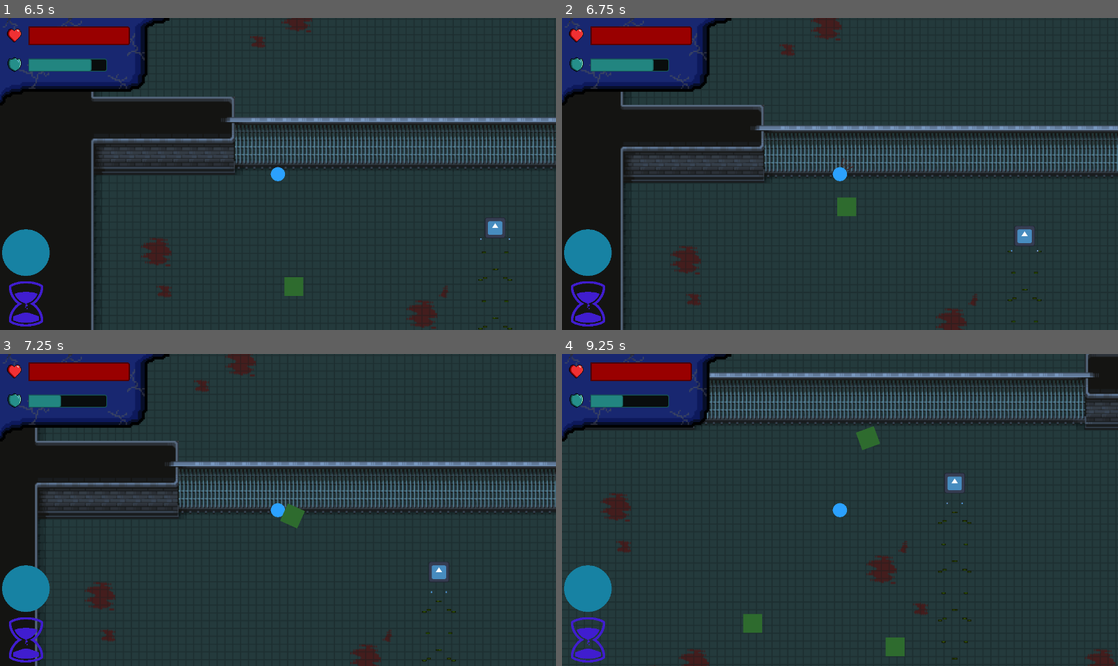
Above: before the commit, frames 1-4 (two rows, left to right).
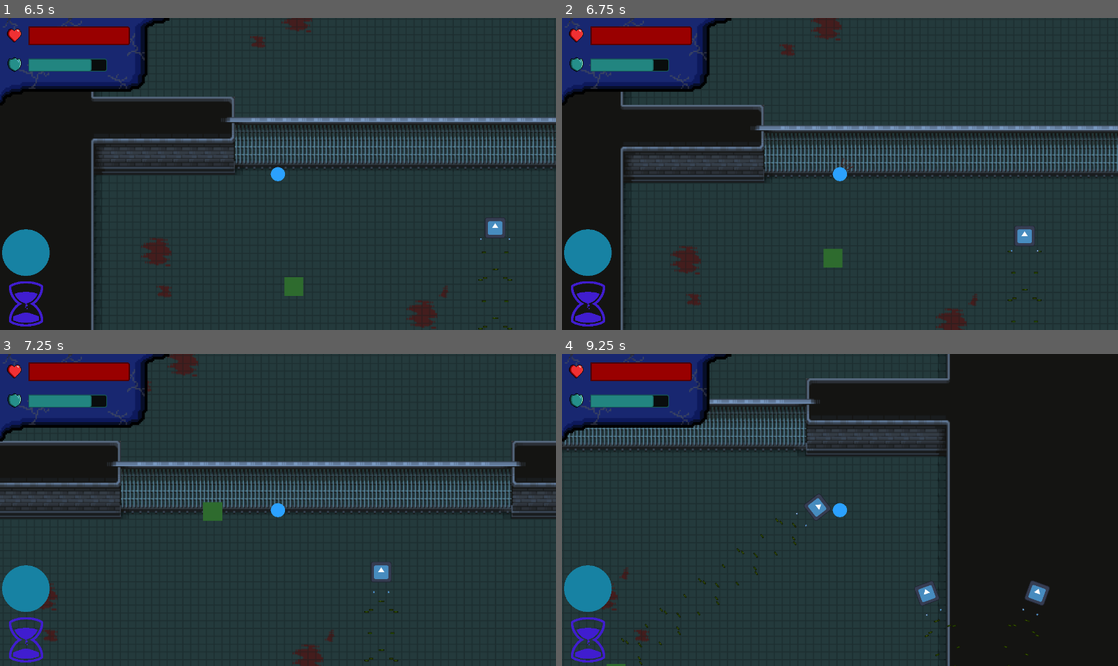
Above: after the commit, the same moments.

Repository: TheMilanMiracle/pyramid-scam-games-game
Game: Godot game, scene res://scenes/UI/main_menu.tscn
The game is run twice, just before and just after one commit, with the same random seed, the same clock (stepped at 60 frames per second) and the same inputs. The engine's default icon, where the game draws it, is replaced by a stand-in: a white triangle on a blue panel in a dark square.
Inputs (mouse positions are in pixels of both pictures, inside the frame that each line leads up to):
- Up to frame 1 (6.5 s): click "Start" at 0.5 s; move the mouse to (428, 83) at 1.27 s; hold F (force) 1.28-2.03 s; hold W (up) 1.28-2.78 s; click (428, 83) at 1.42 s; tap E (select) at 1.55, 2.1, 3.05 s; move the mouse to (222, 261) at 2.02 s; click (222, 261) at 2.17 s; tap F (force) at 2.3, 3.8, 5.1 s; tap Enter at 2.75 s; move the mouse to (111, 127) at 2.77 s; hold F (force) 2.78-3.53 s; hold A (left) 2.78-4.28 s; click (111, 127) at 2.92 s; move the mouse to (305, 174) at 3.52 s; click (305, 174) at 3.6 s; move the mouse to (194, 96) at 4.27 s; hold S (down) 4.28-5.03 s; hold E (select) 4.28-5.03 s; click (194, 96) at 4.42 s; move the mouse to (328, 214) at 5.02 s; hold D (right) 5.03-5.78 s; click (328, 214) at 5.17 s; move the mouse to (294, 255) at 5.77 s; hold W (up) from 5.78 s (still down); hold E (select) from 5.78 s (still down); click (294, 255) at 5.92 s
- Up to frame 2 (6.75 s): move the mouse to (895, 105) at 6.52 s; release W (up) at 6.53 s; release E (select) at 6.53 s; hold D (right) from 6.53 s (still down); tap F (force) at 6.6 s; click (895, 105) at 6.67 s
- Up to frame 3 (7.25 s): keep holding D (right)
- Up to frame 4 (9.25 s): move the mouse to (812, 572) at 7.27 s; hold E (select) 7.28-8.03 s; click (812, 572) at 7.35 s; move the mouse to (1006, 556) at 8.02 s; tap E (select) at 8.1, 9.05 s; click (1006, 556) at 8.17 s; tap F (force) at 8.3 s; move the mouse to (673, 463) at 8.77 s; release D (right) at 8.78 s; hold S (down) from 8.78 s (still down); hold F (force) from 8.78 s (still down); click (673, 463) at 8.92 s

Frame 1 is identical in both runs. In frame 2, 0.4% of the frame differs, in the area x 47-53%, y 57-80%; in frame 3, 12%; in frame 4, 38%, in the area x 0-100%, y 0-100%.

Commit message:
FIX: force global position failed cus enemys were childs of 2 nodes

Diff:
--- a/juego-single/scenes/world.tscn
+++ b/juego-single/scenes/world.tscn
@@ -29,27 +29,27 @@
 
 [node name="ShootingEnemys" type="Node2D" parent="Enemys"]
 
-[node name="Enemy" parent="Enemys/ShootingEnemys" instance=ExtResource("5_ncu25")]
-position = Vector2(0, 0)
-
-[node name="Enemy3" parent="Enemys/ShootingEnemys" instance=ExtResource("5_ncu25")]
-position = Vector2(1542, 516)
-rotation = -0.349065
-
-[node name="Enemy4" parent="Enemys/ShootingEnemys" instance=ExtResource("5_ncu25")]
-position = Vector2(2220, 514)
-rotation = 0.349066
-
 [node name="SquareEnemys" type="Node2D" parent="Enemys"]
 position = Vector2(-1526, 243)
 
-[node name="SquareEnemy" parent="Enemys/SquareEnemys" instance=ExtResource("6_m8h3h")]
+[node name="Enemy" parent="." instance=ExtResource("5_ncu25")]
+position = Vector2(1526, -243)
+
+[node name="Enemy3" parent="." instance=ExtResource("5_ncu25")]
+position = Vector2(3068, 273)
+rotation = -0.349065
+
+[node name="Enemy4" parent="." instance=ExtResource("5_ncu25")]
+position = Vector2(3746, 271)
+rotation = 0.349066
+
+[node name="SquareEnemy" parent="." instance=ExtResource("6_m8h3h")]
 position = Vector2(290, 119)
 
-[node name="SquareEnemy2" parent="Enemys/SquareEnemys" instance=ExtResource("6_m8h3h")]
+[node name="SquareEnemy2" parent="." instance=ExtResource("6_m8h3h")]
 position = Vector2(289, 345)
 
-[node name="SquareEnemy3" parent="Enemys/SquareEnemys" instance=ExtResource("6_m8h3h")]
+[node name="SquareEnemy3" parent="." instance=ExtResource("6_m8h3h")]
 position = Vector2(286, 622)
 
 [node name="BulletsKillzone" type="Area2D" parent="."]
--- a/juego-single/scripts/entities/enemy.gd
+++ b/juego-single/scripts/entities/enemy.gd
@@ -44,6 +44,12 @@
 
 func apply_my_impulse() -> void:
 	print("toy en apply")
-	impulse_direction = get_global_mouse_position() - position  # Calculate direction vector
-	apply_central_impulse(impulse_direction * 4)  # Apply a scaled impulse
-	selected = false  # Unselect after applying impulse
+	impulse_direction = get_global_mouse_position() - position  # Calcula el vector de dirección
+
+	var max_impulse = 1000
+
+	if impulse_direction.length() > max_impulse:
+		impulse_direction = impulse_direction.normalized() * max_impulse
+
+	apply_central_impulse(impulse_direction)  # Aplica el impulso
+	selected = false  # Deselecciona después de aplicar el impulso
--- a/juego-single/scripts/entities/square_enemy_rigid.gd
+++ b/juego-single/scripts/entities/square_enemy_rigid.gd
@@ -30,7 +30,13 @@
 
 func apply_my_impulse() -> void:
 	print("toy en apply")
+
+	var max_impulse = 500
 	impulse_direction = get_global_mouse_position() - position  # Calculate direction vector
+
+	if impulse_direction.length() > max_impulse:
+		impulse_direction = impulse_direction.normalized() * max_impulse
+
 	apply_central_impulse(impulse_direction * 4)  # Apply a scaled impulse
 	selected = false  # Unselect after applying impulse
 
